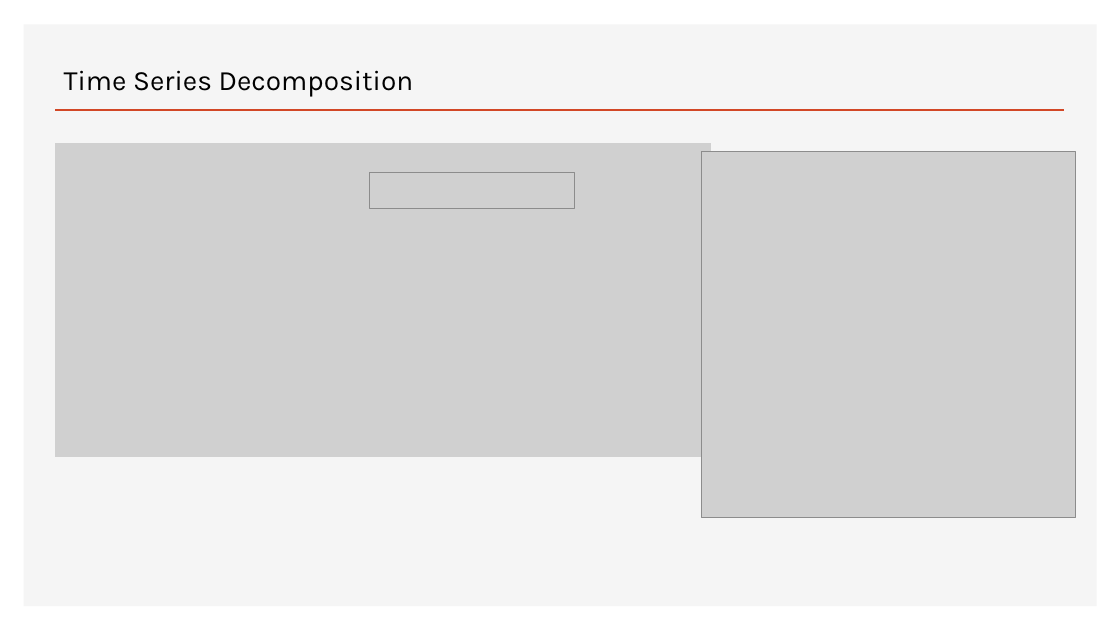
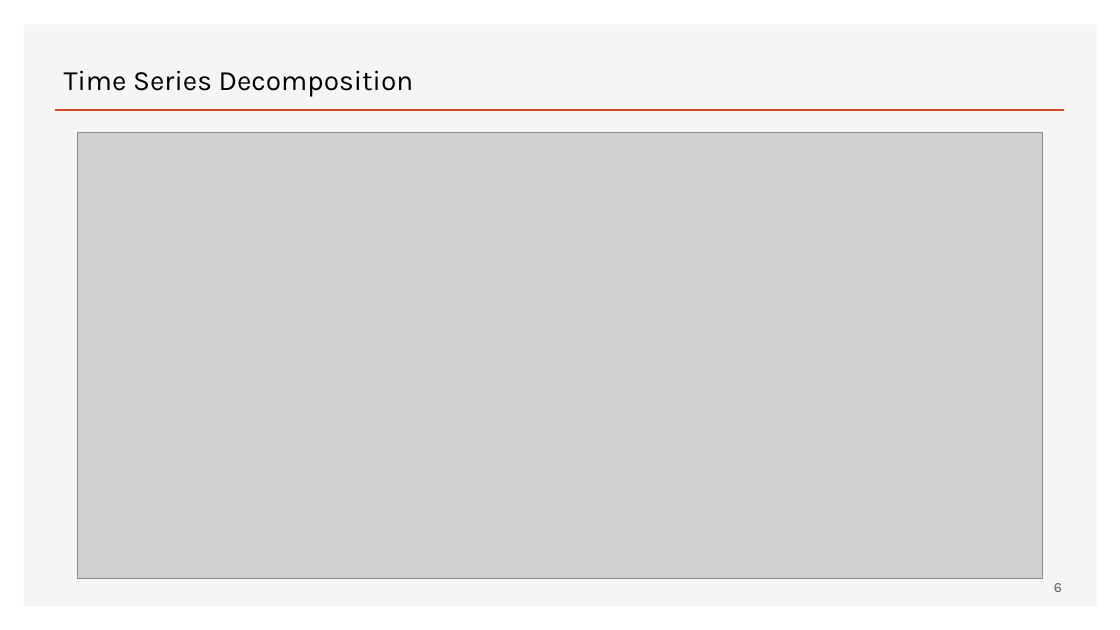
Before and after one commit to hieum98/Stock-Price-Prediction, a slide deck: slide 6 of HieuMan_FinalProj.pptx (slide 4 before the commit). Drawn at 1120x630 pixels with LibreOffice and Linux fonts; fonts in the diff are those of the drawing; grey boxes stand for pictures. Boxes give left, top, right and bottom in pixels: in the first picture for what was removed or moved away, otherwise in the second. Text is boxed around its words. In the diff, an @@ line names an element or a change of style, - is before the commit and + after.

```diff
--- a/HieuMan_FinalProj.pptx
+++ b/HieuMan_FinalProj.pptx
@@ picture removed at (x1=55, y1=143, x2=712, y2=457) @@
@@ picture resized from (x1=702, y1=151, x2=1075, y2=518) to (x1=77, y1=133, x2=1043, y2=579) @@
@@ picture removed at (x1=369, y1=173, x2=575, y2=209) @@
@@ page number added at (x1=1054, y1=583, x2=1062, y2=592), 12 pt, text #595959 @@
+6
```
Also in this commit, not shown: 7 other slides changed, 4 slides added.
